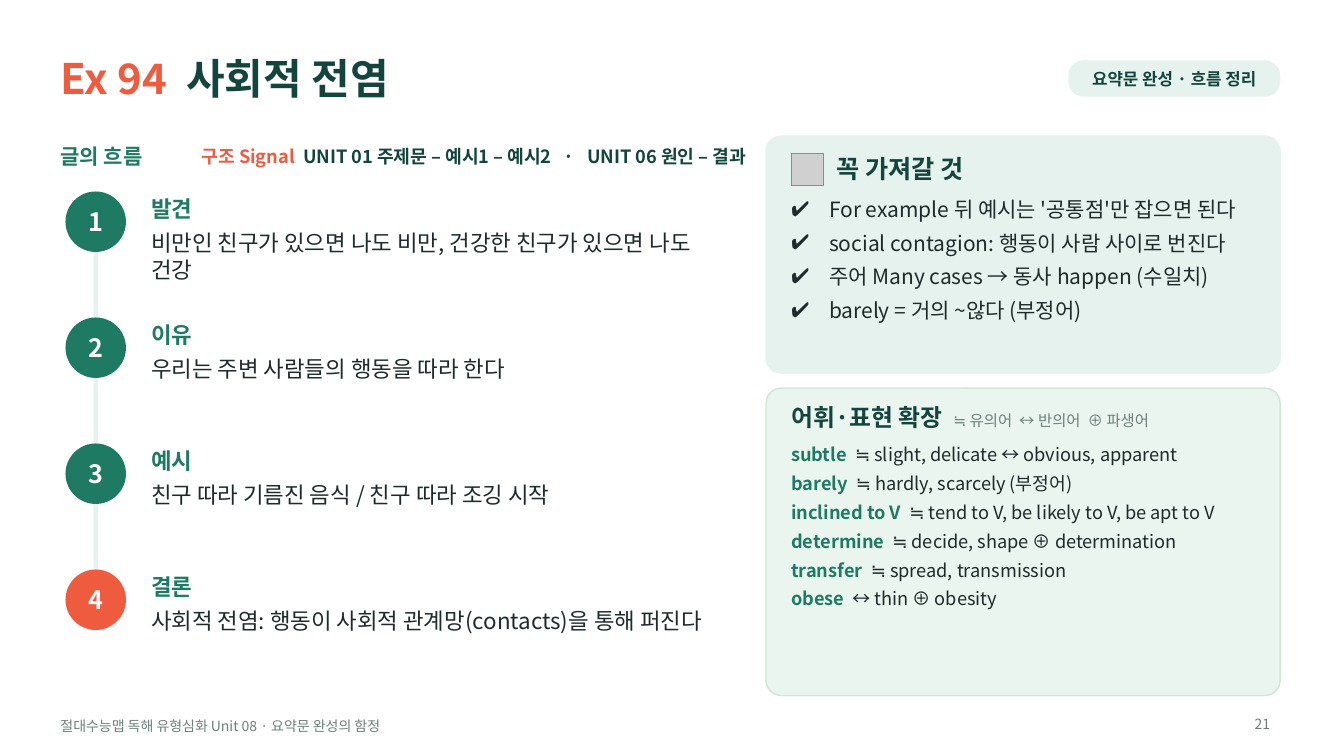
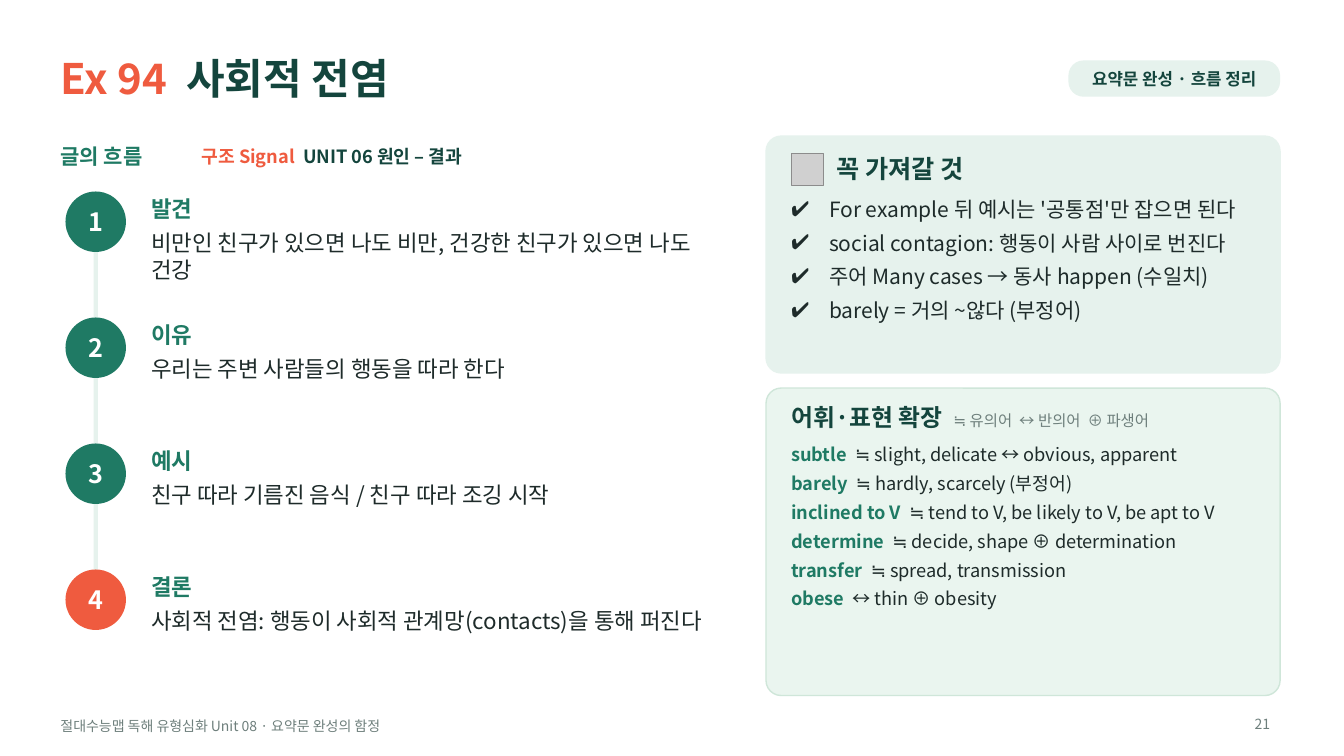
Before and after one commit to HUFSDavid/HUFSDavid, a slide deck: slide 21 of 절대수능맵_독해유형심화_Unit08_수업PPT.pptx. Drawn at 1344x756 pixels with LibreOffice and Linux fonts; fonts in the diff are those of the drawing; grey boxes stand for pictures. Boxes give left, top, right and bottom in pixels: in the first picture for what was removed or moved away, otherwise in the second. Text is boxed around its words. In the diff, an @@ line names an element or a change of style, - is before the commit and + after.

```diff
--- a/절대수능맵_독해유형심화_Unit08_수업PPT.pptx
+++ b/절대수능맵_독해유형심화_Unit08_수업PPT.pptx
@@ text at box(202, 147, 462, 168): text changed @@
-구조 Signal UNIT 01 주제문 – 예시1 – 예시2 · UNIT 06 원인 – 결과
+구조 Signal UNIT 06 원인 – 결과
```
Also in this commit, not shown: 23 other slides changed, 5 other files.
